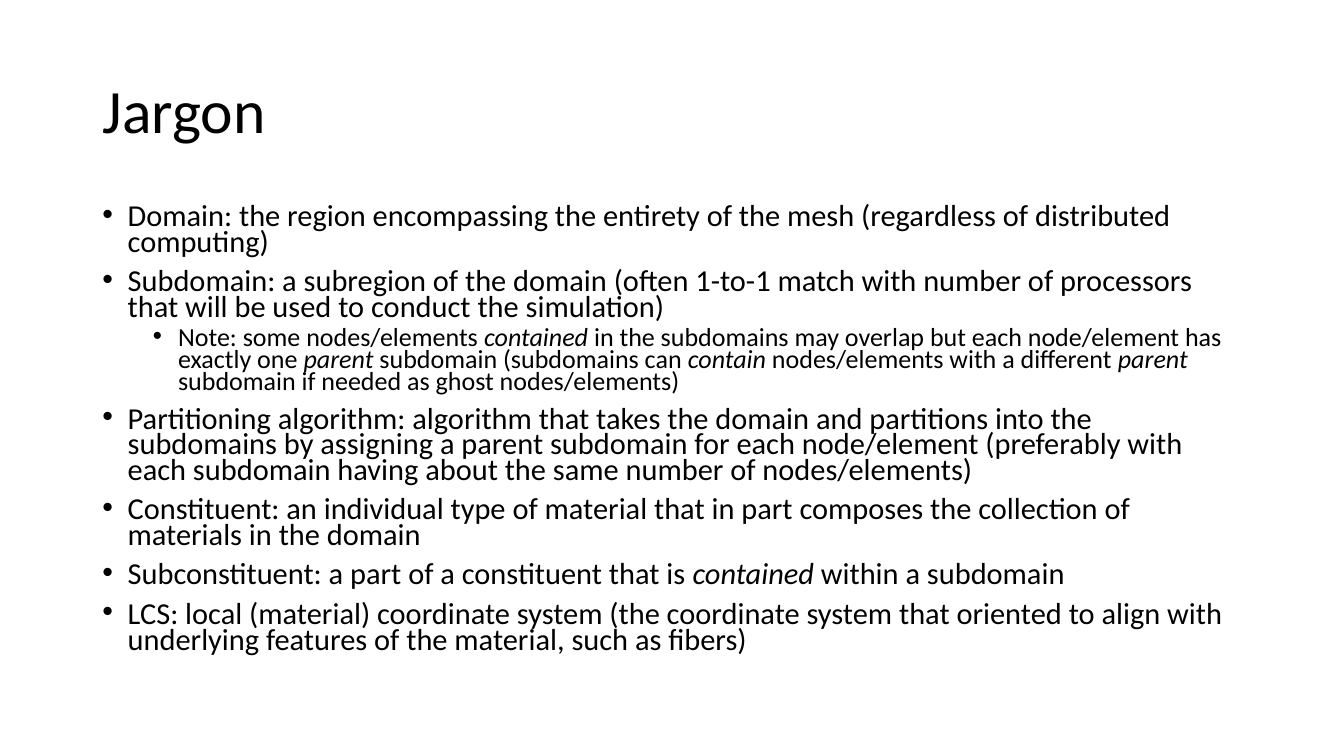
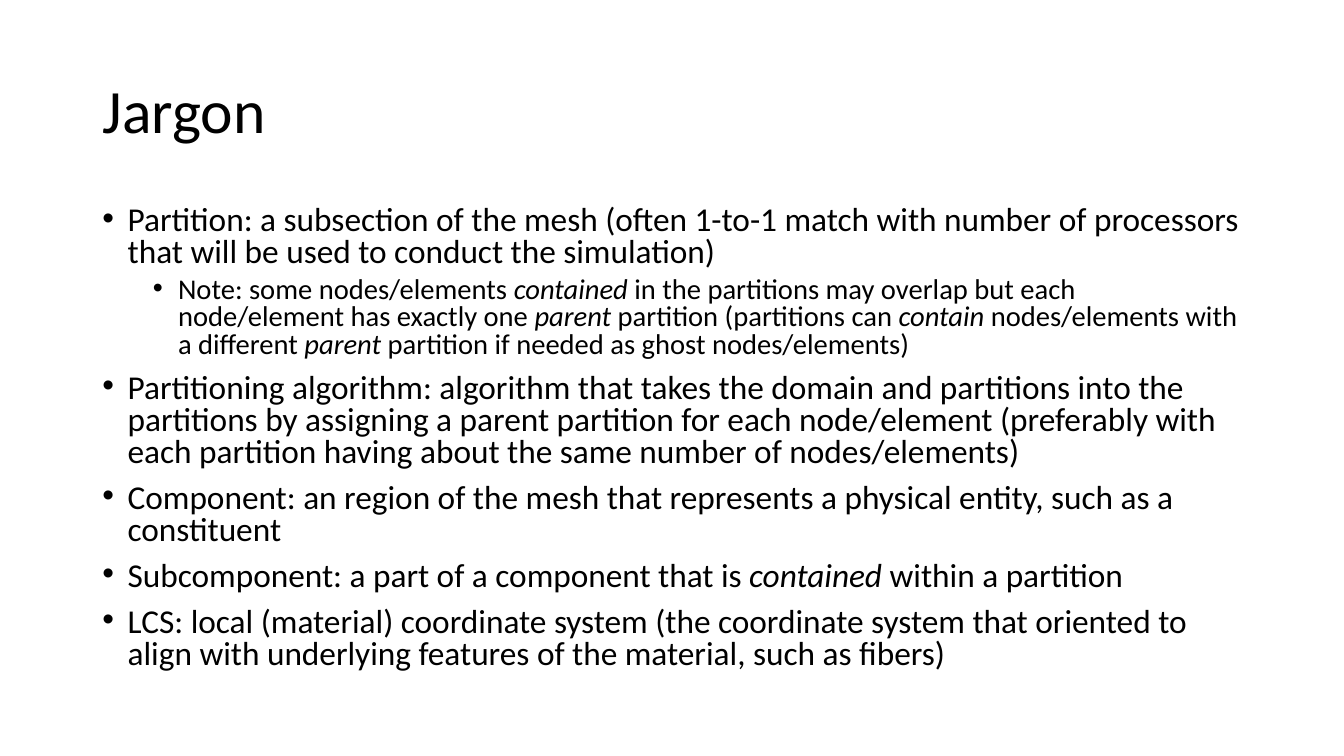
Before and after one commit to afrl/sheff-fea-io, a slide deck: slide 1 of docs/FormatSpecification.pptx (slide 2 before the commit). Drawn at 1344x756 pixels with LibreOffice and Linux fonts; fonts in the diff are those of the drawing. Boxes give left, top, right and bottom in pixels: in the first picture for what was removed or moved away, otherwise in the second. Text is boxed around its words. In the diff, an @@ line names an element or a change of style, - is before the commit and + after.

Commit message:
Polisher MeshWriter, separated parallel writer as MeshParWriter, and finished MeshReader.

```diff
--- a/docs/FormatSpecification.pptx
+++ b/docs/FormatSpecification.pptx
@@ text at (x1=128, y1=207, x2=1238, y2=593): text changed; size 21.7 to 23.8 pt @@
-• Domain: the region encompassing the entirety of the mesh (regardless of distributed computing)
-• Subdomain: a subregion of the domain (often 1-to-1 match with number of processors that will be used to conduct the simulation)
-  • Note: some nodes/elements contained in the subdomains may overlap but each node/element has exactly one parent subdomain (subdomains can contain nodes/elements with a different parent subdomain if needed as ghost nodes/elements)
-• Partitioning algorithm: algorithm that takes the domain and partitions into the subdomains by assigning a parent subdomain for each node/element (preferably with each subdomain having about the same number of nodes/elements)
-• Constituent: an individual type of material that in part composes the collection of materials in the domain
-• Subconstituent: a part of a constituent that is contained within a subdomain
+• Partition: a subsection of the mesh (often 1-to-1 match with number of processors that will be used to conduct the simulation)
+  • Note: some nodes/elements contained in the partitions may overlap but each node/element has exactly one parent partition (partitions can contain nodes/elements with a different parent partition if needed as ghost nodes/elements)
+• Partitioning algorithm: algorithm that takes the domain and partitions into the partitions by assigning a parent partition for each node/element (preferably with each partition having about the same number of nodes/elements)
+• Component: an region of the mesh that represents a physical entity, such as a constituent
+• Subcomponent: a part of a component that is contained within a partition
@@ text at (x1=128, y1=608, x2=1186, y2=671): size 21.7 to 23.8 pt in "LCS: local (material) coordinate system (the coordinate ..."; line spacing 0.7 to 0.8 @@
```
Also in this commit, not shown: 7 other slides changed, 1 slide removed, 6 other files.
